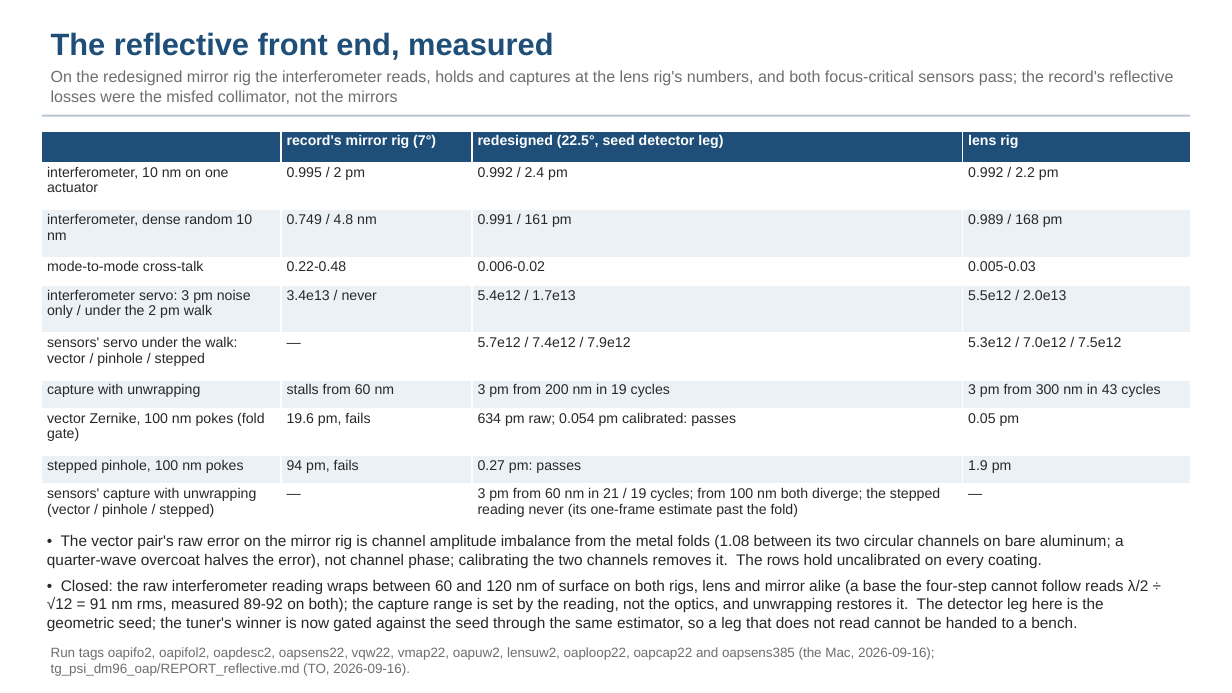
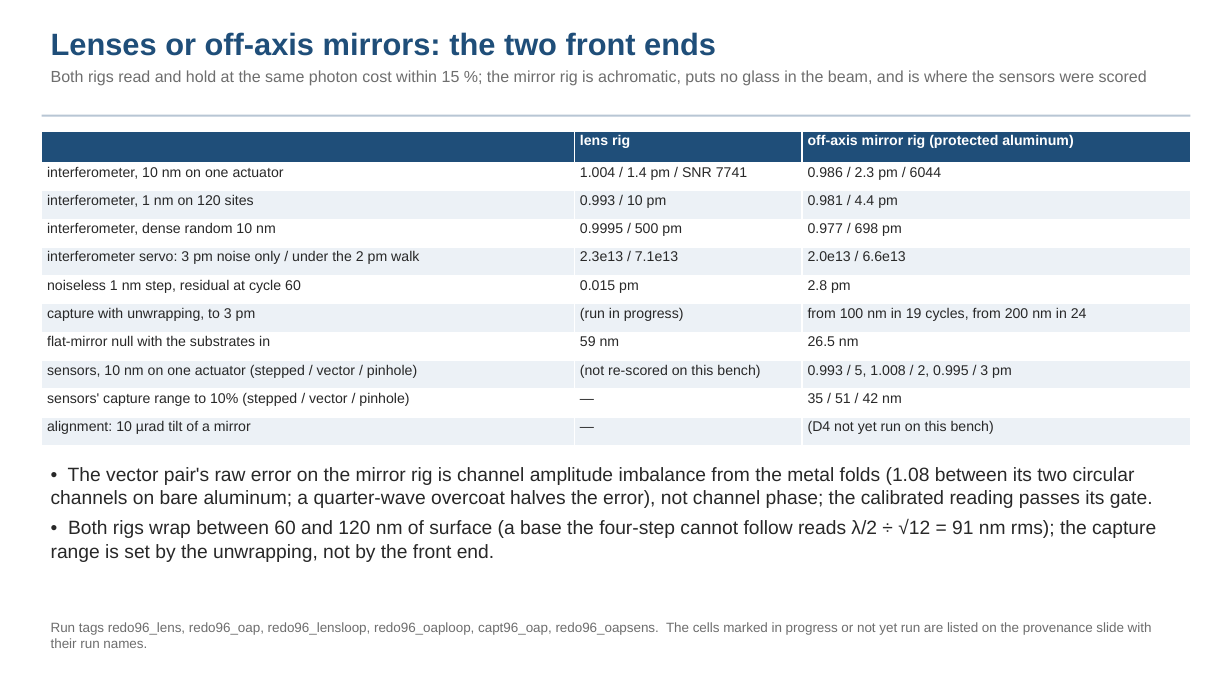
Before and after one commit to nasa-jpl/macos, a slide deck: slide 31 of demo_session/deck_gauges.pptx (slide 34 before the commit). Drawn at 1232x693 pixels with LibreOffice and Linux fonts; fonts in the diff are those of the drawing. Boxes give left, top, right and bottom in pixels: in the first picture for what was removed or moved away, otherwise in the second. Text is boxed around its words. In the diff, an @@ line names an element or a change of style, - is before the commit and + after.

```diff
--- a/demo_session/deck_gauges.pptx
+++ b/demo_session/deck_gauges.pptx
@@ text at <box>51,32,1147,86</box>: text changed @@
-The reflective front end, measured
-On the redesigned mirror rig the interferometer reads, holds and captures at the lens rig's numbers, and both focus-critical sensors pass; the record's reflective losses were the misfed collimator, not the mirrors
+Lenses or off-axis mirrors: the two front ends
+Both rigs read and hold at the same photon cost within 15 %; the mirror rig is achromatic, puts no glass in the beam, and is where the sensors were scored
@@ table at <box>42,131,1190,443</box> @@
- | record's mirror rig (7°) | redesigned (22.5°, seed detector leg) | lens rig
-interferometer, 10 nm on one actuator | 0.995 / 2 pm | 0.992 / 2.4 pm | 0.992 / 2.2 pm
-interferometer, dense random 10 nm | 0.749 / 4.8 nm | 0.991 / 161 pm | 0.989 / 168 pm
-mode-to-mode cross-talk | 0.22-0.48 | 0.006-0.02 | 0.005-0.03
-interferometer servo: 3 pm noise only / under the 2 pm walk | 3.4e13 / never | 5.4e12 / 1.7e13 | 5.5e12 / 2.0e13
-sensors' servo under the walk: vector / pinhole / stepped | — | 5.7e12 / 7.4e12 / 7.9e12 | 5.3e12 / 7.0e12 / 7.5e12
-capture with unwrapping | stalls from 60 nm | 3 pm from 200 nm in 19 cycles | 3 pm from 300 nm in 43 cycles
-vector Zernike, 100 nm pokes (fold gate) | 19.6 pm, fails | 634 pm raw; 0.054 pm calibrated: passes | 0.05 pm
-stepped pinhole, 100 nm pokes | 94 pm, fails | 0.27 pm: passes | 1.9 pm
-sensors' capture with unwrapping (vector / pinhole / stepped) | — | 3 pm from 60 nm in 21 / 19 cycles; from 100 nm both diverge; the stepped reading never (its one-frame estimate past the fold) | —
+ | lens rig | off-axis mirror rig (protected aluminum)
+interferometer, 10 nm on one actuator | 1.004 / 1.4 pm / SNR 7741 | 0.986 / 2.3 pm / 6044
+interferometer, 1 nm on 120 sites | 0.993 / 10 pm | 0.981 / 4.4 pm
+interferometer, dense random 10 nm | 0.9995 / 500 pm | 0.977 / 698 pm
+interferometer servo: 3 pm noise only / under the 2 pm walk | 2.3e13 / 7.1e13 | 2.0e13 / 6.6e13
+noiseless 1 nm step, residual at cycle 60 | 0.015 pm | 2.8 pm
+capture with unwrapping, to 3 pm | (run in progress) | from 100 nm in 19 cycles, from 200 nm in 24
+flat-mirror null with the substrates in | 59 nm | 26.5 nm
+sensors, 10 nm on one actuator (stepped / vector / pinhole) | (not re-scored on this bench) | 0.993 / 5, 1.008 / 2, 0.995 / 3 pm
+sensors' capture range to 10% (stepped / vector / pinhole) | — | 35 / 51 / 42 nm
+alignment: 10 µrad tilt of a mirror | — | (D4 not yet run on this bench)
@@ text at <box>51,467,1156,562</box>: text changed; size 12 to 15 pt @@
-• The vector pair's raw error on the mirror rig is channel amplitude imbalance from the metal folds (1.08 between its two circular channels on bare aluminum; a quarter-wave overcoat halves the error), not channel phase; calibrating the two channels removes it. The rows hold uncalibrated on every coating.
-• Closed: the raw interferometer reading wraps between 60 and 120 nm of surface on both rigs, lens and mirror alike (a base the four-step cannot follow reads λ/2 ÷ √12 = 91 nm rms, measured 89-92 on both); the capture range is set by the reading, not the optics, and unwrapping restores it. The detector leg here is the geometric seed; the tuner's winner is now gated against the seed through the same estimator, so a leg that does not read cannot be handed to a bench.
+• The vector pair's raw error on the mirror rig is channel amplitude imbalance from the metal folds (1.08 between its two circular channels on bare aluminum; a quarter-wave overcoat halves the error), not channel phase; the calibrated reading passes its gate.
+• Both rigs wrap between 60 and 120 nm of surface (a base the four-step cannot follow reads λ/2 ÷ √12 = 91 nm rms); the capture range is set by the unwrapping, not by the front end.
@@ text at <box>51,622,1152,648</box>: text changed @@
-Run tags oapifo2, oapifol2, oapdesc2, oapsens22, vqw22, vmap22, oapuw2, lensuw2, oaploop22, oapcap22 and oapsens385 (the Mac, 2026-09-16); tg_psi_dm96_oap/REPORT_reflective.md (TO, 2026-09-16).
+Run tags redo96_lens, redo96_oap, redo96_lensloop, redo96_oaploop, capt96_oap, redo96_oapsens. The cells marked in progress or not yet run are listed on the provenance slide with their run names.
```
Also in this commit, not shown: 33 other slides changed, 1 slide added, 5 slides removed, 2 other files.
